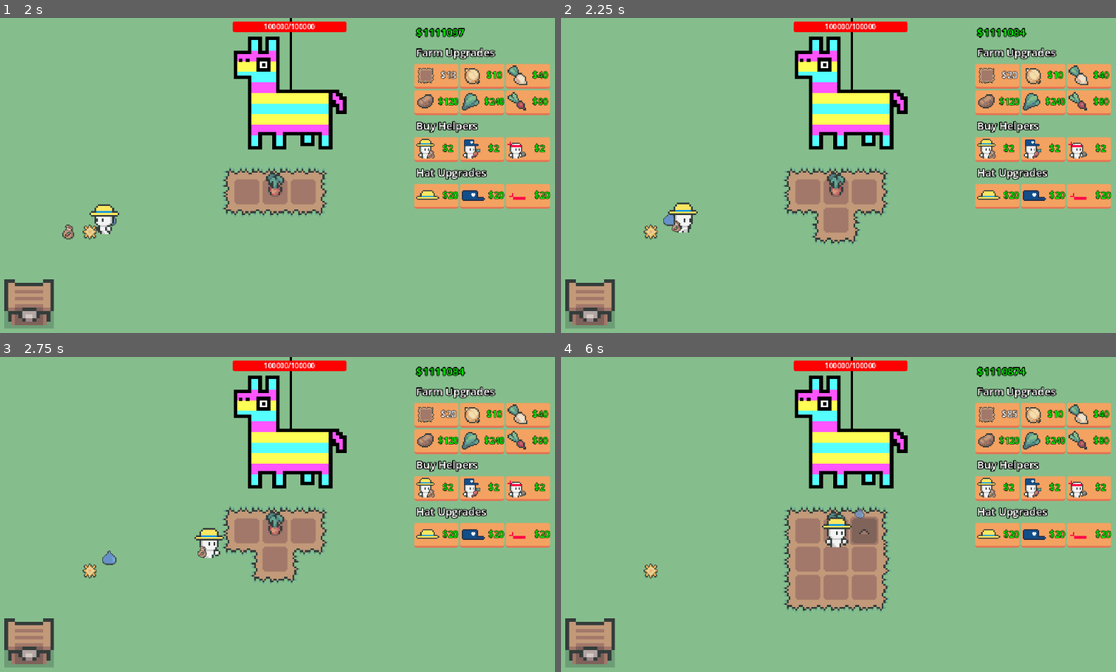
Above: before the commit, frames 1-4 (two rows, left to right).
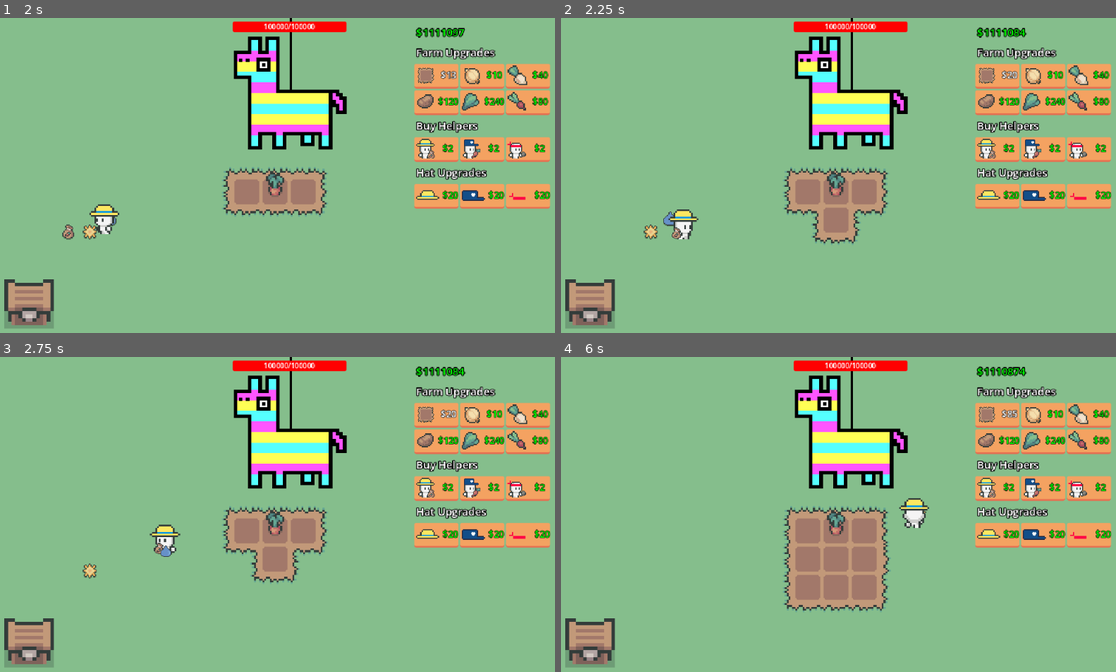
Above: after the commit, the same moments.

Repository: eric-marsh/farminata
Game: Godot game, scene res://scene/scene_switcher.tscn
Two runs of this game, one before a commit and one after it. Both use one fixed random seed, a clock stepped at 60 frames per second and the inputs below. Sound files missing from this copy of the repository are replaced by a short silence.
Inputs:
- Up to frame 1 (2 s): click "$5" at 0.5 s; click "$8" at 1.25 s
- Up to frame 2 (2.25 s): click "$13" at 2 s
- Up to frame 3 (2.75 s): no input
- Up to frame 4 (6 s): click "$20" at 2.75 s; click "$29" at 3.5 s; click "$40" at 4.25 s; click "$53" at 5 s; click "$68" at 5.75 s

Frame 1 is identical in both runs. In frame 2, 0.4% of the frame differs, in the area x 19-25%, y 58-71%; in frame 3, 0.8%; in frame 4, 1.3%, in the area x 14-67%, y 44-71%.

Commit message:
create PlotUtil + cleanup plot code

Diff:
--- a/project.godot
+++ b/project.godot
@@ -25,6 +25,7 @@
 State="*res://script/state.gd"
 DropUtil="*res://script/drop_util.gd"
 PlantUtil="*res://script/plant_util.gd"
+PlotUtil="*res://script/plot_util.gd"
 
 [display]
 
--- a/script/drop_util.gd
+++ b/script/drop_util.gd
@@ -176,7 +176,7 @@
 
 var max_seed_offset: int = 4
 func get_highest_seed_within_limit() -> Enum.Drop_Type:
-	var max_seeds_allowed: int = Globals.PlotGrid.get_total_plots() + max_seed_offset
+	var max_seeds_allowed: int = PlotUtil.get_total_plots() + max_seed_offset
 	for pair in priority:
 		if State.unlocked_slot_outputs.has(pair.seed) or pair.seed == Enum.Drop_Type.Carrot_Seed:
 			if DropUtil.get_total_drops_of_type(pair.seed) < max_seeds_allowed:
--- a/script/helper/helper.gd
+++ b/script/helper/helper.gd
@@ -77,14 +77,11 @@
 
 
 func on_idle() -> void:
-	if !Globals.PlotGrid:
-		return
-
 	# see if it can apply a droppable
 	if held_droppables.size() > 0:
 
 		for d in held_droppables:
-			var p = Globals.PlotGrid.find_plot_for_droppable(d)
+			var p = PlotUtil.find_plot_for_droppable(d)
 			if p:
 				target_plot = p
 				target_pos = target_plot.global_position + target_plot.size / 2
@@ -110,7 +107,7 @@
 			set_state(Enum.Helper_State.Get_Item)
 			return
 		# otherwise, check for pluckable plot
-		var p:plot = Globals.PlotGrid.get_plot_that_needs_plucking()
+		var p:plot = PlotUtil.get_plot_that_needs_plucking()
 		if p:
 			target_plot = p
 			target_pos = target_plot.global_position + target_plot.size / 2
@@ -127,8 +124,6 @@
 
 var has_checked_for_tasks = false
 func set_state(s: Enum.Helper_State) -> void:
-	if !Globals.PlotGrid:
-		return
 	state = s
 	match(state):
 		Enum.Helper_State.Idle:
@@ -147,7 +142,7 @@
 				target_pos = Globals.SellChestNode.global_position + Vector2(32,-32)
 				return
 			for d in held_droppables:
-				var p = Globals.PlotGrid.find_plot_for_droppable(d)
+				var p = PlotUtil.find_plot_for_droppable(d)
 				if p:
 					target_plot = p
 					target_pos = target_plot.global_position + target_plot.size / 2
@@ -209,7 +204,7 @@
 				if !d:
 					check_held_items_for_freed()
 					d.delete()
-				if Globals.PlotGrid and target_plot and !Globals.PlotGrid.does_plot_need_droppable(d, target_plot):
+				if target_plot and !PlotUtil.does_plot_need_droppable(d, target_plot):
 					continue
 
 				d.global_position = global_position
--- a/script/piniata.gd
+++ b/script/piniata.gd
@@ -77,9 +77,6 @@
 	Util.create_explosion_particle(pos, c, 6, 1.9)
 
 func create_drop()->void:
-	if !Globals.PlotGrid:
-		return
-
 	var drop_type = get_random_output()
 	if drop_type == Enum.Drop_Type.X:
 		return
--- a/script/plot_grid.gd
+++ b/script/plot_grid.gd
@@ -1,130 +1,41 @@
 extends Node2D
 class_name plot_grid
 
-var num_plots = State.num_plots
+static var total_plots: int = 0
 
-var plots: Array[plot] = []
 func _ready() -> void:
-	reset_plots()
+	PlotUtil.reset_plots()
 
 	if Debug.ALL_FULL_CROPS_AT_START:
-		for p in plots:
-			p.plot_growth_state = Enum.Plot_Growth_State.Full
-			p.grow_type = Enum.Grow_Type.Carrot
-			p.update_image()
+		for p in Globals.PlotGrid.get_children():
+			if p is plot:
+				p.plot_growth_state = Enum.Plot_Growth_State.Full
+				p.grow_type = Enum.Grow_Type.Carrot
+				p.update_image()
 
 func _process(_delta: float) -> void:
 	pass
 
+
 const PLOT = preload("res://scene/plot.tscn")
-func reset_plots():
-	plots.clear()
-
-	for c in get_children():
-		if c is plot:
-			c.queue_free()
-
-	var plots_left = num_plots
-	while plots_left > 0:
-		add_plot()
-		plots_left -= 1
-
-
 func add_plot():
 	var p = PLOT.instantiate() as plot
-	var square_pos = get_square_position(get_total_plots())
+	var square_pos = get_square_position(PlotUtil.get_total_plots())
 	p.position = square_pos * p.size
 	add_child(p)
-	plots.push_back(p)
 
 	var tile_map_layer = $TileMapLayer as TileMapLayer
 	var source_id: int = 2
 	var terrain_set: int = 0
 	tile_map_layer.set_cell(square_pos, source_id, Vector2i(1, 1), 0)
 	tile_map_layer.set_cells_terrain_connect([square_pos], terrain_set, terrain_set)
-
+	total_plots += 1
 	update_push_zone(p.size.x)
-
-func get_total_plots() -> int:
-	return plots.size()
 
 func get_square_position(index: int) -> Vector2:
 	return square_position_array[index] if square_position_array.size() > index else Vector2.ZERO
 
-func get_plot_for_helper():
-	pass
-	for c in get_children():
-		if !c is plot:
-			continue
-		#if !c.is_plot_needing_help():
-			#continue
-		return c
 
-func get_random_plot_position() -> Vector2:
-	var p = plots.pick_random()
-	return p.global_position + p.size / 2
-
-func does_plot_need_seed(p: plot) -> bool:
-	return p.plot_growth_state == Enum.Plot_Growth_State.None
-
-func get_plot_that_needs_seed() -> plot:
-	for c in get_children():
-		if !c is plot:
-			continue
-		if does_plot_need_seed(c):
-			return c
-	return null
-
-func does_plot_need_water(p: plot) -> bool:
-	return p.plot_state == Enum.Plot_State.Dry and p.plot_growth_state != Enum.Plot_Growth_State.Full
-
-func get_plot_that_needs_water() -> plot:
-	for c in get_children():
-		if !c is plot:
-			continue
-		if does_plot_need_water(c):
-			return c
-	return null
-
-func does_plot_need_sun(p: plot) -> bool:
-	return p.plot_state == Enum.Plot_State.Wet and p.plot_growth_state != Enum.Plot_Growth_State.None
-
-func get_plot_that_needs_sun() -> plot:
-	for c in get_children():
-		if !c is plot:
-			continue
-		if does_plot_need_sun(c):
-			return c
-	return null
-
-func does_plot_need_plucking(p: plot) -> bool:
-	return p.plot_growth_state == Enum.Plot_Growth_State.Full
-
-func get_plot_that_needs_plucking() -> plot:
-	for c in get_children():
-		if !c is plot:
-			continue
-		if does_plot_need_plucking(c):
-			return c
-	return null
-
-func find_plot_for_droppable(d: droppable):
-	if DropUtil.is_seed(d.drop_type):
-		return get_plot_that_needs_seed()
-	if d.drop_type == Enum.Drop_Type.Water:
-		return get_plot_that_needs_water()
-	if d.drop_type == Enum.Drop_Type.Sun:
-		return get_plot_that_needs_sun()
-	return null
-
-func does_plot_need_droppable(d: droppable, p: plot) -> bool:
-	if DropUtil.is_seed(d.drop_type):
-		return does_plot_need_seed(p)
-	if d.drop_type == Enum.Drop_Type.Water:
-		return does_plot_need_water(p)
-	if d.drop_type == Enum.Drop_Type.Sun:
-		return does_plot_need_sun(p)
-	return false
 
 var square_position_array: Array[Vector2] = [
 	Vector2(0, 0),
@@ -171,7 +82,7 @@
 	var min_y = INF
 	var max_y = -INF
 
-	var squares = square_position_array.slice(0, plots.size())
+	var squares = square_position_array.slice(0, PlotUtil.get_total_plots())
 
 	# Find bounds in tile coordinates
 	for pos in squares:
--- /dev/null
+++ b/script/plot_util.gd
@@ -0,0 +1,99 @@
+extends Node
+
+const PLOT = preload("res://scene/plot.tscn")
+
+func reset_plots():
+	if !Globals.PlotGrid:
+		return
+
+	for c in Globals.PlotGrid.get_children():
+		if c is plot:
+			c.queue_free()
+
+	var plots_left = State.num_plots
+	while plots_left > 0:
+		Globals.PlotGrid.add_plot()
+		plots_left -= 1
+
+func get_total_plots() -> int:
+	if !Globals.PlotGrid:
+		return 0
+	return Globals.PlotGrid.total_plots
+
+
+func get_plot_for_helper():
+	pass
+	for c in get_children():
+		if !c is plot:
+			continue
+		#if !c.is_plot_needing_help():
+			#continue
+		return c
+
+func get_random_plot_position() -> Vector2:
+	if !Globals.PlotGrid:
+		return Vector2.ZERO
+	var p = Globals.PlotGrid.get_children().pick_random()
+	return p.global_position + p.size / 2
+
+func does_plot_need_seed(p: plot) -> bool:
+	return p.plot_growth_state == Enum.Plot_Growth_State.None
+
+func get_plot_that_needs_seed() -> plot:
+	for c in get_children():
+		if !c is plot:
+			continue
+		if does_plot_need_seed(c):
+			return c
+	return null
+
+func does_plot_need_water(p: plot) -> bool:
+	return p.plot_state == Enum.Plot_State.Dry and p.plot_growth_state != Enum.Plot_Growth_State.Full
+
+func get_plot_that_needs_water() -> plot:
+	for c in get_children():
+		if !c is plot:
+			continue
+		if does_plot_need_water(c):
+			return c
+	return null
+
+func does_plot_need_sun(p: plot) -> bool:
+	return p.plot_state == Enum.Plot_State.Wet and p.plot_growth_state != Enum.Plot_Growth_State.None
+
+func get_plot_that_needs_sun() -> plot:
+	for c in get_children():
+		if !c is plot:
+			continue
+		if does_plot_need_sun(c):
+			return c
+	return null
+
+func does_plot_need_plucking(p: plot) -> bool:
+	return p.plot_growth_state == Enum.Plot_Growth_State.Full
+
+func get_plot_that_needs_plucking() -> plot:
+	for c in get_children():
+		if !c is plot:
+			continue
+		if does_plot_need_plucking(c):
+			return c
+	return null
+
+func find_plot_for_droppable(d: droppable):
+	if DropUtil.is_seed(d.drop_type):
+		return get_plot_that_needs_seed()
+	if d.drop_type == Enum.Drop_Type.Water:
+		return get_plot_that_needs_water()
+	if d.drop_type == Enum.Drop_Type.Sun:
+		return get_plot_that_needs_sun()
+	return null
+
+func does_plot_need_droppable(d: droppable, p: plot) -> bool:
+	if DropUtil.is_seed(d.drop_type):
+		return does_plot_need_seed(p)
+	if d.drop_type == Enum.Drop_Type.Water:
+		return does_plot_need_water(p)
+	if d.drop_type == Enum.Drop_Type.Sun:
+		return does_plot_need_sun(p)
+	return false
Not shown, added: script/plot_util.gd.uid
